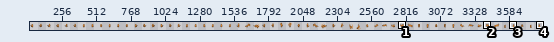
A pixel-art file gets an edit: Player-Spritesheet.aseprite. The picture above shows the old version from afar; the outline marks the close-up.
Close-up. Before the commit:
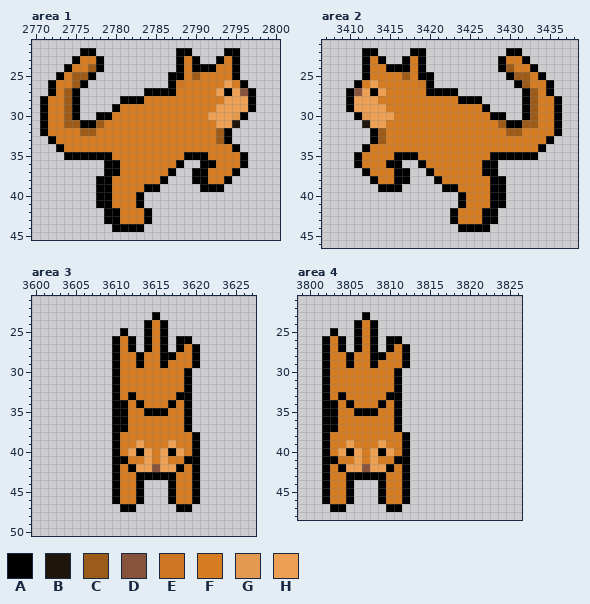
3840x64 pixels, 1 frame. Pixels under 10% opacity are left out. Colours within 5 levels of each other are drawn and written as one. Shown: area 1: x 2770..2800, y 21..45; area 2: x 3407..3438, y 21..46; area 3: x 3600..3627, y 21..50; area 4: x 3799..3826, y 21..48. The wide view leaves out empty margins. The commit also changed other parts of the picture, which this record leaves out.
Visible layers, top first: "Cat Outline", "Orange Coat".
Palette (. is transparent): A #000000  B #1f150b  C #9d5b1a  D #88533c  E #cd7722  F #d67c23  G #e39950  H #eda054
Pixels before, area 1, first column x 2771:
22 .....AA..........AA....AA..
23 ....AFFA.........AFA..AFA..
24 ...AFFCA.........AFAAAFFA..
25 ..AFCCA.........AAFCFFFFA..
26 .AFFCA..........AEFFFFFHFA.
27 .AFCA........AAAAFFFFFHAHDA
28 AFFCA.....AAAFFFFFFFFFFHHHA
29 AFFCA....AFFFFFFFFFFFFHHHHA
30 AFFCA..AAFFFFFFFFFFFFHHHGA.
31 AFFCCAACFFFFFFFFFFFFFFHHB..
32 AFFFFCCFFFFFFFFFFFFFFFCA...
33 .AFFFFFFFFFFFFFFFFFFFFCA...
34 ..AFFFFFFFFFFFFFFFFFFFFFA..
35 ...AAAAAAFFFFFFFFFAAAFFFFA.
36 ........AAFFFFFFFA..AAFFFA.
37 ........AAFFFFFFA..AAFFFA..
38 .......AAFFFFFFA...AAFFA...
39 .......AAFFFFAA.....AAA....
40 .......AAFFFA..............
41 .......AAFFFA..............
42 ........AAFFFA.............
43 ........AAFFFA.............
44 .........AAAA..............
Pixels before, area 2, first column x 3410:
22 ..AA....AA..........AA.....
23 ..AFA..AFA.........AFFA....
24 ..AFFAAAFA.........ACFFA...
25 ..AFFFFCFAA.........ACCFA..
26 .AFHFFFFFEA..........ACFFA.
27 ADHAHFFFFFAAAA........ACFA.
28 AHHHFFFFFFFFFFAAA.....ACFFA
29 AHHHHFFFFFFFFFFFFA....ACFFA
30 .AGHHHFFFFFFFFFFFFAA..ACFFA
31 ..BHHFFFFFFFFFFFFFFCAACCFFA
32 ...ACFFFFFFFFFFFFFFFCCFFFFA
33 ...ACFFFFFFFFFFFFFFFFFFFFA.
34 ..AFFFFFFFFFFFFFFFFFFFFFA..
35 .AFFFFAAAFFFFFFFFFAAAAAA...
36 .AFFFAA..AFFFFFFFAA........
37 ..AFFFAA..AFFFFFFAA........
38 ...AFFAA...AFFFFFFAA.......
39 ....AAA.....AAFFFFAA.......
40 ..............AFFFAA.......
41 ..............AFFFAA.......
42 .............AFFFAA........
43 .............AFFFAA........
44 ..............AAAA.........
Pixels before, area 3, first column x 3610:
23 .....A.....
24 ....AFA....
25 .A..AFA....
26 AFA.AFA.AA.
27 AFA.AFA.AFA
28 AFFAFFAAFFA
29 AFFAFFAFFFA
30 AFFFFFFFFA.
31 AFFFFFFFFA.
32 AFFFFFFFFA.
33 AFAFFFFFAA.
34 AAFAFFFAFA.
35 AAFFAAAFFA.
36 AAFFFFFFFA.
37 AAFFFFFFFA.
38 AFFFFFFFFFA
39 AFFHFFFHFFA
40 AFHAHFHAHFA
41 AAFFHFHFFAA
42 AFAHHDHHAFA
43 AFFAAAAAFFA
44 AFFA...AFFA
45 AFFA...AFFA
46 AFFA...AFFA
47 .AA.....AA.
Pixels before, area 4, first column x 3802:
23 .....A.....
24 ....AFA....
25 .A..AFA....
26 AFA.AFA.AA.
27 AFA.AFA.AFA
28 AFFAFFAAFFA
29 AFFAFFAFFFA
30 AFFFFFFFFA.
31 AFFFFFFFFA.
32 AFFFFFFFFA.
33 AFAFFFFFAA.
34 AAFAFFFAFA.
35 AAFFAAAFFA.
36 AAFFFFFFFA.
37 AAFFFFFFFA.
38 AFFFFFFFFFA
39 AFFHFFFHFFA
40 AFHAHFHAHFA
41 AAFFHFHFFAA
42 AFAHHDHHAFA
43 AFFAAAAAFFA
44 AFFA...AFFA
45 AFFA...AFFA
46 AFFA...AFFA
47 .AA.....AA.
Now the later version:
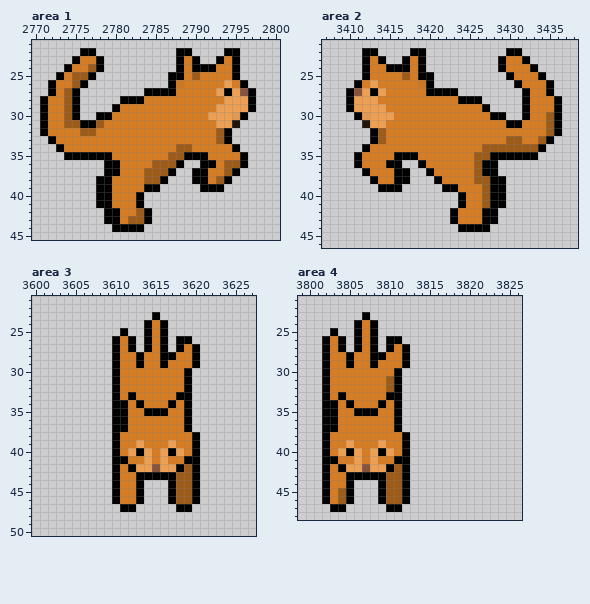
Change:
{"where": "area 1, layer \"Orange Coat\""}
{"y":34,"x":2788,"old":"FF","new":"CC"}
{"y":35,"x":2787,"old":"FF","new":"CC"}
{"y":36,"x":2785,"old":"FFF","new":"CCC"}
{"y":36,"x":2794,"old":"FF","new":"CC"}
{"y":37,"x":2784,"old":"FFF","new":"CCC"}
{"y":37,"x":2794,"old":"F","new":"C"}
{"y":38,"x":2784,"old":"FF","new":"CC"}
{"y":38,"x":2793,"old":"F","new":"C"}
{"y":42,"x":2783,"old":"F","new":"C"}
{"y":43,"x":2782,"old":"FF","new":"CC"}
{"where": "area 2, layer \"Orange Coat\""}
{"y":24,"x":3430,"old":"C","new":"F"}
{"y":25,"x":3431,"old":"CC","new":"FF"}
{"y":26,"x":3432,"old":"C","new":"F"}
{"y":27,"x":3433,"old":"C","new":"F"}
{"y":28,"x":3433,"old":"C","new":"F"}
{"y":29,"x":3433,"old":"C","new":"F"}
{"y":30,"x":3433,"old":"C","new":"F"}
{"y":30,"x":3435,"old":"F","new":"C"}
{"y":31,"x":3429,"old":"C","new":"F"}
{"y":31,"x":3432,"old":"CC","new":"FF"}
{"y":31,"x":3435,"old":"F","new":"C"}
{"y":32,"x":3430,"old":"CC","new":"FF"}
{"y":32,"x":3435,"old":"F","new":"C"}
{"y":33,"x":3430,"old":"FF","new":"CC"}
{"y":33,"x":3434,"old":"F","new":"C"}
{"y":34,"x":3427,"old":"FFFFFFF","new":"CCCCCCC"}
{"y":35,"x":3426,"old":"FF","new":"CC"}
{"y":36,"x":3426,"old":"F","new":"C"}
{"y":37,"x":3426,"old":"F","new":"C"}
{"y":38,"x":3426,"old":"FF","new":"CC"}
{"y":39,"x":3427,"old":"F","new":"C"}
{"y":40,"x":3427,"old":"F","new":"C"}
{"y":41,"x":3427,"old":"F","new":"C"}
{"where": "area 3, layer \"Orange Coat\""}
{"y":42,"x":3619,"old":"F","new":"C"}
{"y":43,"x":3618,"old":"FF","new":"CC"}
{"y":44,"x":3618,"old":"FF","new":"CC"}
{"y":45,"x":3618,"old":"FF","new":"CC"}
{"y":46,"x":3618,"old":"FF","new":"CC"}
{"where": "area 4, layer \"Orange Coat\""}
{"y":31,"x":3810,"old":"F","new":"C"}
{"y":32,"x":3810,"old":"F","new":"C"}
{"y":42,"x":3811,"old":"F","new":"C"}
{"y":43,"x":3810,"old":"FF","new":"CC"}
{"y":44,"x":3810,"old":"FF","new":"CC"}
{"y":45,"x":3804,"old":"F","new":"C"}
{"y":45,"x":3810,"old":"FF","new":"CC"}
{"y":46,"x":3804,"old":"F","new":"C"}
{"y":46,"x":3810,"old":"FF","new":"CC"}
{"label":"changed","picture_box":[144,144,240,184]}
{"label":"changed","picture_box":[128,208,144,224]}
{"label":"changed","picture_box":[474,64,554,208]}
{"label":"changed","picture_box":[176,464,192,504]}
{"label":"changed","picture_box":[386,376,394,392]}
{"label":"changed","picture_box":[386,464,402,504]}
{"label":"changed","picture_box":[338,488,346,504]}
